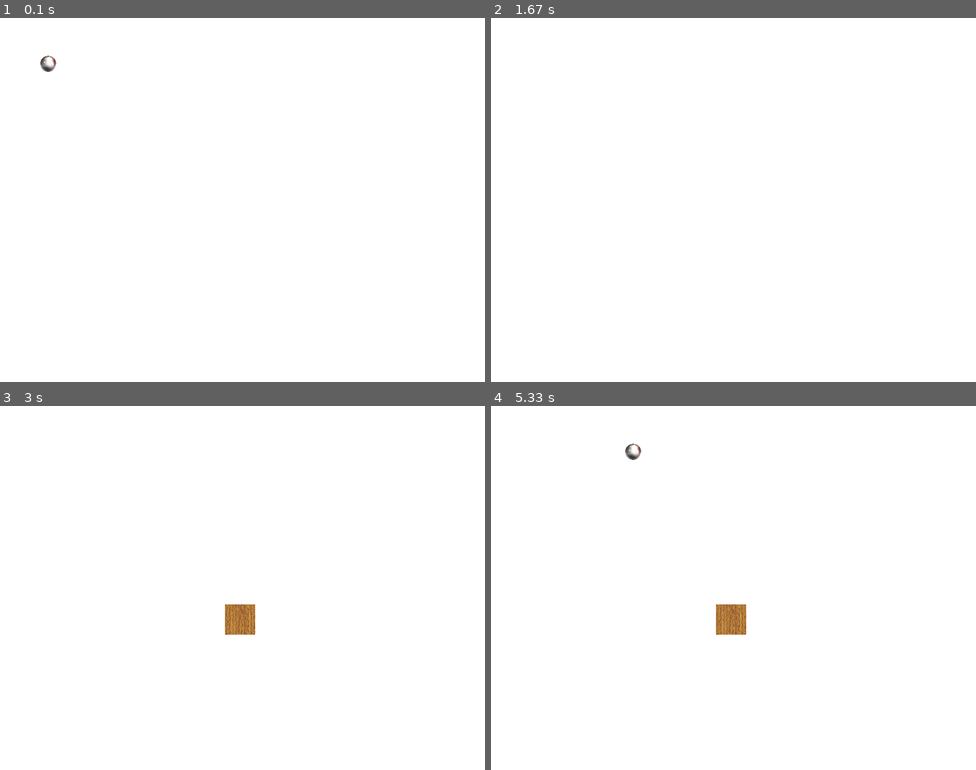
Above: before the commit, frames 1-4 (two rows, left to right).
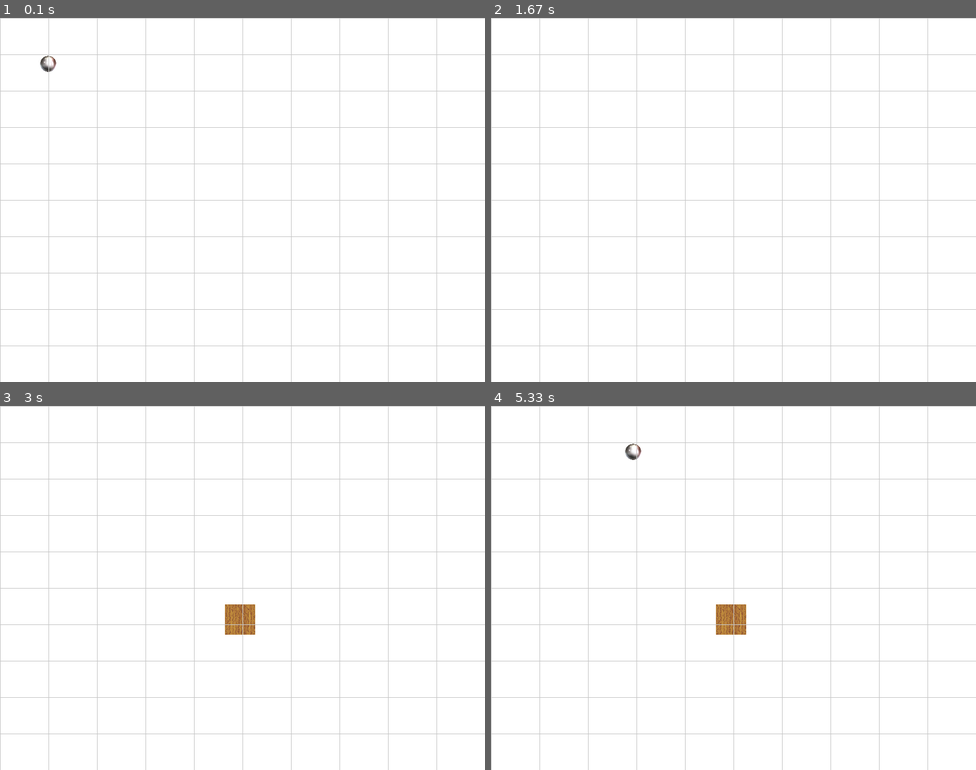
Above: after the commit, the same moments.

Repository: vohkorog/game-with-pygame
Game: pygame game, started from main.py
The game is run twice, just before and just after one commit, with the same random seed, the same clock (stepped at 60 frames per second) and the same inputs.
Inputs (mouse positions are in pixels of both pictures, inside the frame that each line leads up to):
- Up to frame 1 (0.1 s): no input
- Up to frame 2 (1.67 s): hold Space 0.33-0.8 s; hold D 0.33-0.8 s; hold D 0.83-1.3 s; hold W 1.33-1.63 s
- Up to frame 3 (3 s): click (223, 602) at 2.22 s
- Up to frame 4 (5.33 s): hold S 3.07-3.37 s; hold A 3.4-3.8 s; hold W 3.83-4.2 s; hold S 4.9-5.27 s; hold A from 5.3 s (still down)

The runs differ from the first frame. In frame 1, 2.9% of the frame differs, in the area x 0-100%, y 0-100%; in frame 2, 2.9%; in frame 3, 2.9%; in frame 4, 2.9%.

Commit message:
добавление клетчатой сцены

Diff:
--- a/engine.py
+++ b/engine.py
@@ -1,6 +1,7 @@
 import pygame
 from entity import *
 from texture_add import *
+from style_scene import *
 
 class Engine:
 
@@ -25,7 +26,7 @@
 
         self.texture = TextureAdd("src\\image\\texture.jpg")
         self.entity = Entity(38, 30, 60, 60, "src\\image\\ball.png")
-
+        self.style_scene = Style_scene()
 
     def handle_events(self):
         for event in pygame.event.get():
@@ -44,8 +45,7 @@
             self.update()
             self.screen.fill((255, 255, 255))
             self.render()
-
-            clock.tick(60)  # Должен быть В НАЧАЛЕ цикла
+            clock.tick(60)
             fps = clock.get_fps()
             print(int(fps))
 
@@ -56,10 +56,14 @@
     def render(self):
         self.entity.render(self.screen)
         self.texture.render(self.screen)
+        self.style_scene.render(self.screen)
+
+
 
     def update(self):
         self.entity.update()
         self.texture.update()
+        self.style_scene.update()
         self.input()
 
     def input(self):
--- /dev/null
+++ b/style_scene.py
@@ -0,0 +1,49 @@
+import pygame
+
+class Style_scene:
+
+    def __init__(self):
+
+        self.mode = 0
+        self.space_debounce = False
+        self.x = []
+        self.y = []
+
+    def render(self, window):
+
+        self.get_coordinate(window)
+        for i in range(len(self.x)):  # или len(y_lines)
+            # Вертикальная линия
+            pygame.draw.line(window, (200, 200, 200),
+                            (self.x[i], 0), (self.x[i], 600), 1)
+            # Горизонтальная линия
+            pygame.draw.line(window, (200, 200, 200),
+                            (0, self.y[i]), (800, self.y[i]), 1)
+
+
+    def input(self):
+        keys = pygame.key.get_pressed()
+
+        if keys[pygame.K_SPACE]:
+            if not self.space_debounce:
+
+                self.mode = 1 - self.mode
+                #print(f"Режим изменен: {self.mode}")
+                self.space_debounce = True
+        else:
+            self.space_debounce = False
+
+
+    def update(self):
+        self.input()
+
+    def get_coordinate(self, window):
+
+        win_w = window.get_width()
+        win_h = window.get_height()
+
+        for i in range(0, win_w, int(win_w/10)):
+            self.x.append(i)
+
+        for i in range(0, win_h, int(win_h/10)):
+            self.y.append(i)
